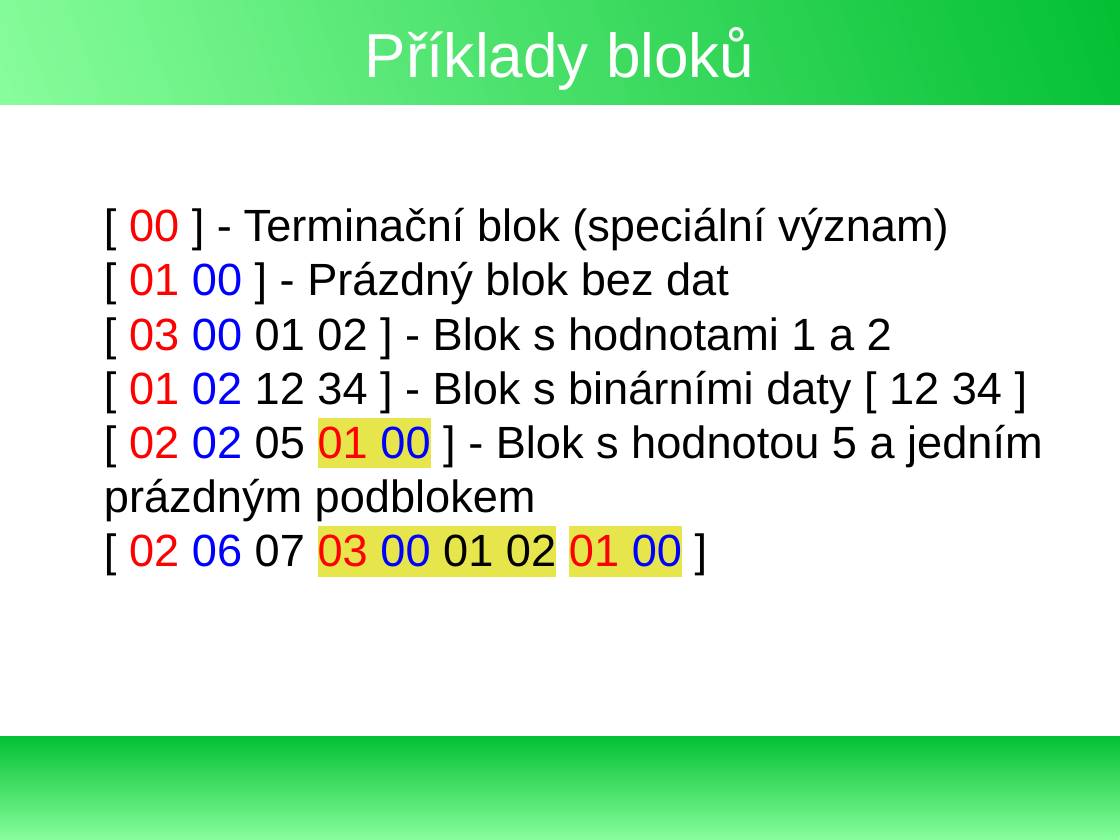
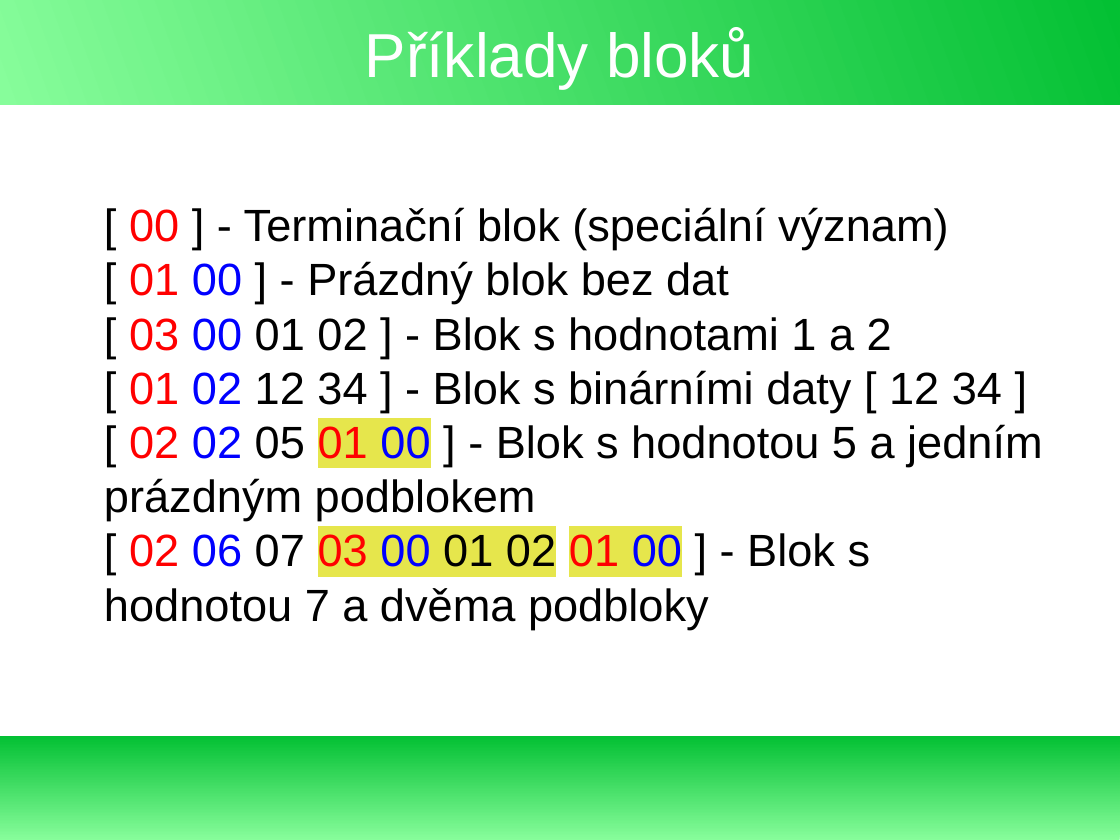
Before and after one commit to exbin/xbup-doc, a slide deck: slide 11 of presentation/binary_concept_cs_CZ.odp. Drawn at 1120x840 pixels with LibreOffice and Linux fonts; fonts in the diff are those of the drawing. Boxes give left, top, right and bottom in pixels: in the first picture for what was removed or moved away, otherwise in the second. Text is boxed around its words. In the diff, an @@ line names an element or a change of style, - is before the commit and + after.

Commit message:
Binary Concept presentation - 2

```diff
--- a/presentation/binary_concept_cs_CZ.odp
+++ b/presentation/binary_concept_cs_CZ.odp
@@ text at (x1=104, y1=207, x2=1042, y2=629): text changed @@
-[ 00 ] - Terminační blok (speciální význam)
-[ 01 00 ] - Prázdný blok bez dat
-[ 03 00 01 02 ] - Blok s hodnotami 1 a 2
-[ 01 02 12 34 ] - Blok s binárními daty [ 12 34 ]
-[ 02 02 05 01 00 ] - Blok s hodnotou 5 a jedním prázdným podblokem
-[ 02 06 07 03 00 01 02 01 00 ]
+[ 00 ] - Terminační blok (speciální význam)
+[ 01 00 ] - Prázdný blok bez dat
+[ 03 00 01 02 ] - Blok s hodnotami 1 a 2
+[ 01 02 12 34 ] - Blok s binárními daty [ 12 34 ]
+[ 02 02 05 01 00 ] - Blok s hodnotou 5 a jedním prázdným podblokem
+[ 02 06 07 03 00 01 02 01 00 ] - Blok s hodnotou 7 a dvěma podbloky
```
Also in this commit, not shown: 1 other file.
